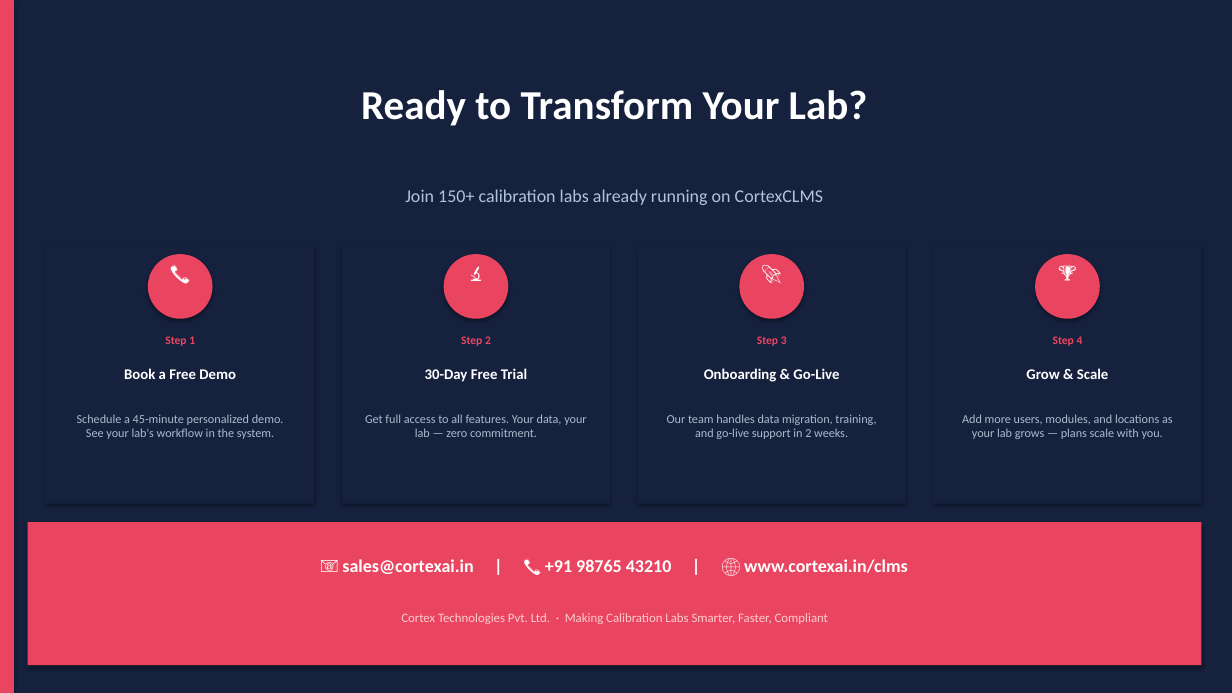
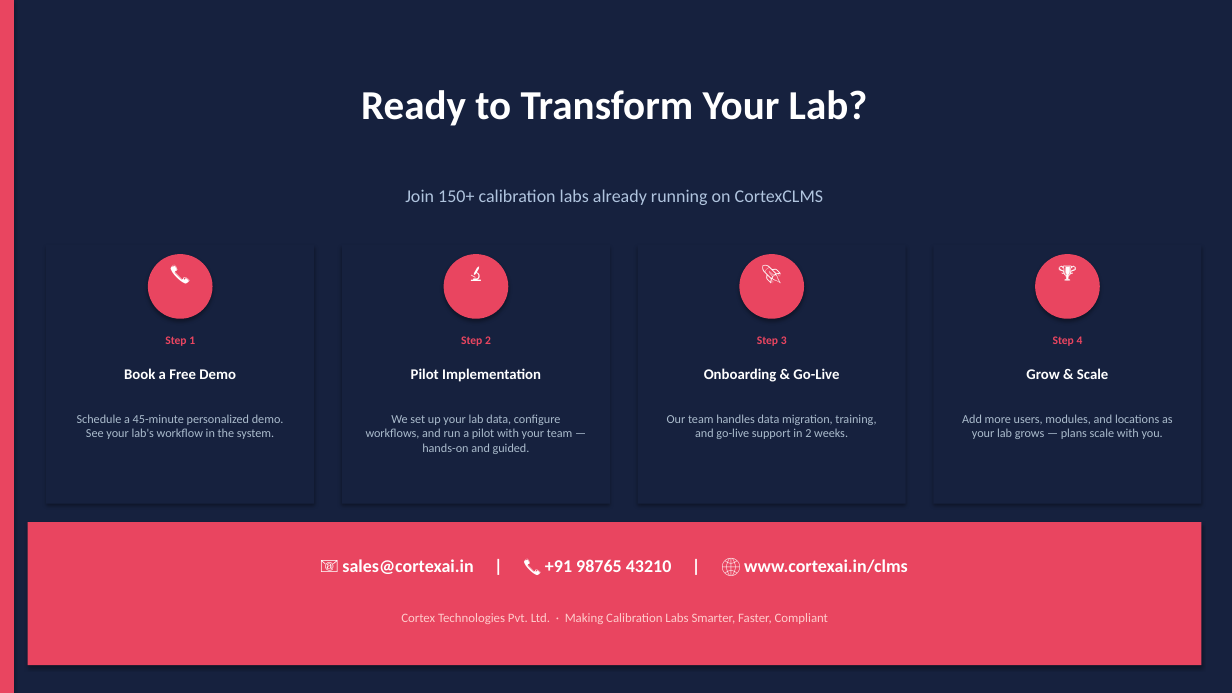
Before and after one commit to VinaySawarkar1/CLMS, a slide deck: slide 13 of CortexCLMS-Presentation.pptx. Drawn at 1232x693 pixels with LibreOffice and Linux fonts; fonts in the diff are those of the drawing. Boxes give left, top, right and bottom in pixels: in the first picture for what was removed or moved away, otherwise in the second. Text is boxed around its words. In the diff, an @@ line names an element or a change of style, - is before the commit and + after.

```diff
--- a/CortexCLMS-Presentation.pptx
+++ b/CortexCLMS-Presentation.pptx
@@ text at box(411, 368, 541, 382): text changed @@
-30-Day Free Trial
+Pilot Implementation
@@ text at box(366, 414, 573, 454): text changed @@
-Get full access to all features. Your data, your lab — zero commitment.
+We set up your lab data, configure workflows, and run a pilot with your team — hands-on and guided.
```
Also in this commit, not shown: 1 other slide changed.
